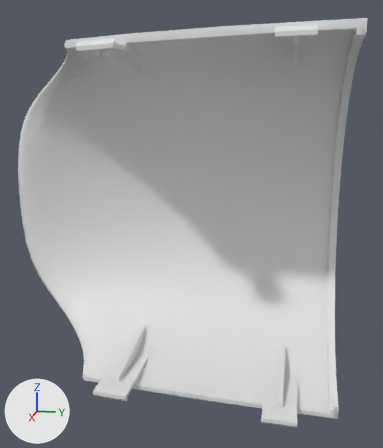
Two versions of the OBJ model dyna_taku/assets/meshes/left_elbow_link_surface_1.obj, one commit apart.
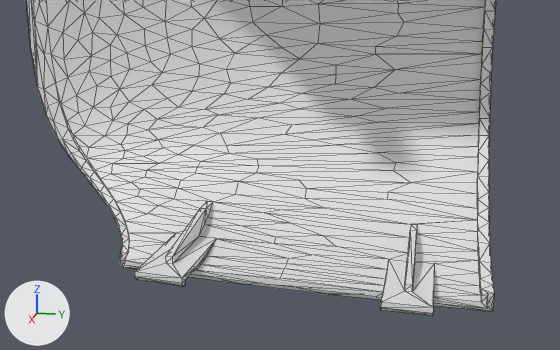
There are two pictures of each version: one whole from a 50 mm lens placed at (0.1338, 0.1138, 0.0379), pointed at (-0.0342, 0.0802, -0.0041), one close up from a 50 mm lens placed at (0.1408, 0.1154, 0.0085), pointed at (-0.0155, 0.0842, -0.0305). The axes (+X, +Y, +Z) are drawn at lower left. The lights are the same throughout. The last two pictures show the newer version. The close-ups show mesh edges as thin lines. Where no turn or scale is listed for an object, it has been applied to the vertices. Vertices at exactly the same position are counted once.

Objects in the first close-up: 'left_elbow_link_surface_1'.
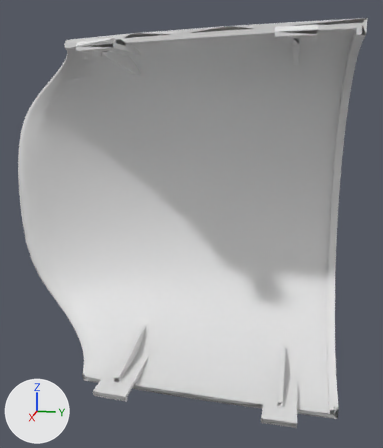
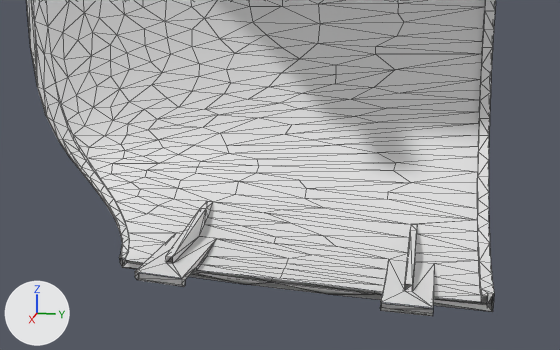
The change, as a list of edits to the scene's bpy script:
```text
Change me_left_elbow_link_surface_1:
    used by ob_left_elbow_link_surface_1; location = (0.0, 0.0, 0.0)
    remove me_left_elbow_link_surface_1.from_pydata(...)  # 1173 vertices, 2342 faces; spans x -0.0662..0.0, y 0.0103..0.129, z -0.056..0.056
    add me_left_elbow_link_surface_1.from_pydata(...)  # 1170 vertices, 2275 faces; spans x -0.0662..0.0, y 0.0103..0.129, z -0.056..0.056
    me_left_elbow_link_surface_1 part 1
    3 vertices are removed from x -0.01, y 0.0647..0.1055, z -0.0541..-0.0521
    42 faces are deleted
    other edits to the shape of me_left_elbow_link_surface_1 do not show in these pictures
```

Where the change shows, as pixel boxes [x1, y1, x2, y2] in the close-ups (560 x 350 px):
part 1 of me_left_elbow_link_surface_1, deleted: before [119, 256, 494, 313]
